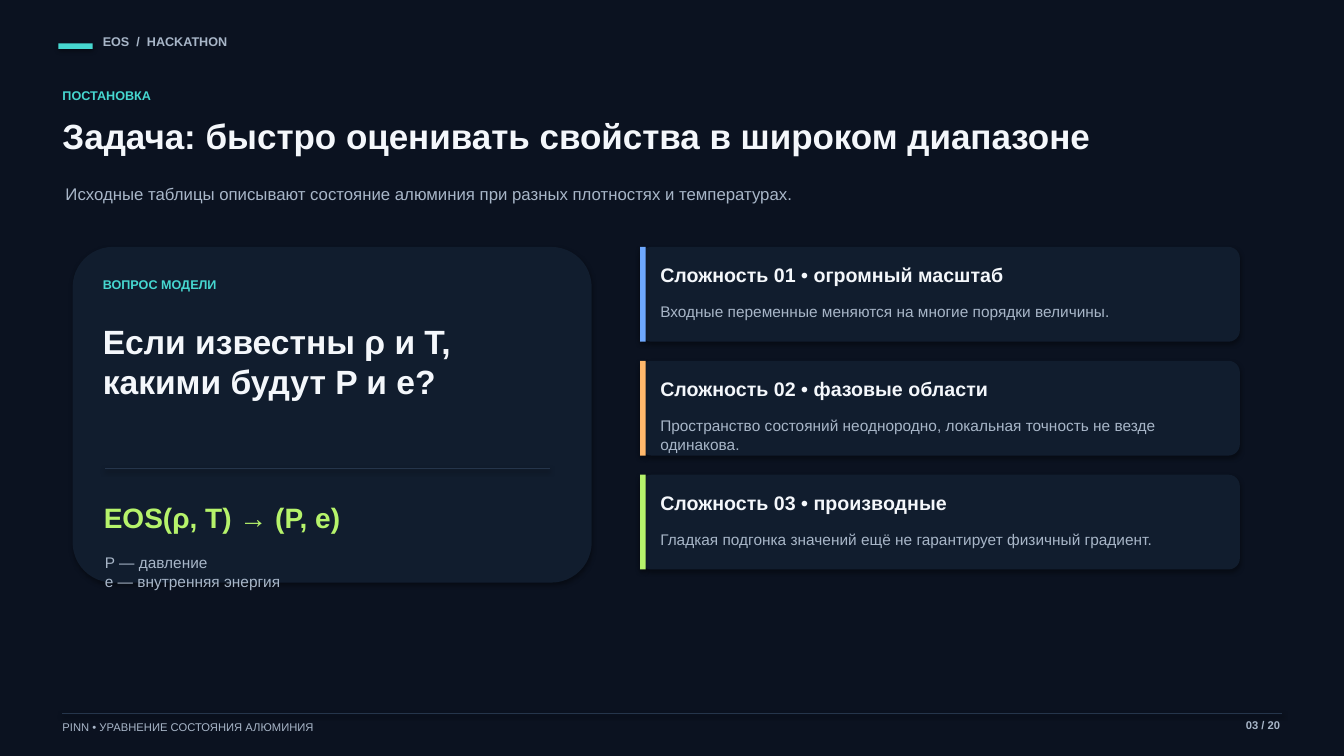
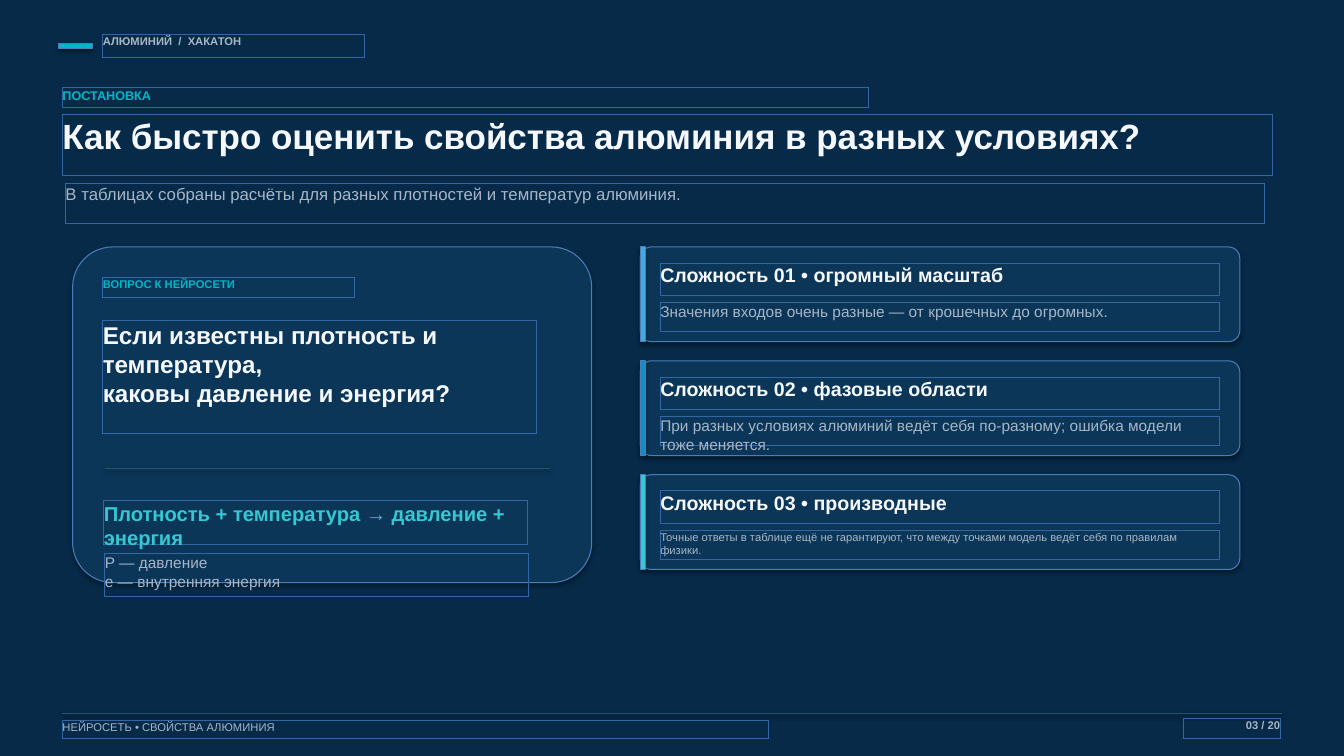
Before and after one commit to AtesiT/testPresentation, a slide deck: slide 3 of Презентация_хакатон_EOS_алюминия.pptx. Drawn at 1344x756 pixels with LibreOffice and Linux fonts; fonts in the diff are those of the drawing. Boxes give left, top, right and bottom in pixels: in the first picture for what was removed or moved away, otherwise in the second. Text is boxed around its words. In the diff, an @@ line names an element or a change of style, - is before the commit and + after.

```diff
--- a/Презентация_хакатон_EOS_алюминия.pptx
+++ b/Презентация_хакатон_EOS_алюминия.pptx
@@ background #0B1220 to #062A48 @@
@@ rectangle at (58, 43, 93, 49): fill #46D7D0 to #00B7C7 @@
@@ text at (103, 36, 241, 45): text changed; size 9 to 8 pt @@
-EOS / HACKATHON
+АЛЮМИНИЙ / ХАКАТОН
@@ text "ПОСТАНОВКА" at (62, 90, 151, 103): text colour #46D7D0 to #00B7C7 @@
@@ text at (62, 121, 1140, 156): text changed @@
-Задача: быстро оценивать свойства в широком диапазоне
+Как быстро оценить свойства алюминия в разных условиях?
@@ text at (65, 186, 681, 204): text changed @@
-Исходные таблицы описывают состояние алюминия при разных плотностях и температурах.
+В таблицах собраны расчёты для разных плотностей и температур алюминия.
@@ rectangle at (640, 247, 646, 342): fill #6EA8FE to #45A9E0 @@
@@ text at (103, 279, 235, 288): text changed; size 9 to 8 pt; text colour #46D7D0 to #00B7C7 @@
-ВОПРОС МОДЕЛИ
+ВОПРОС К НЕЙРОСЕТИ
@@ text at (103, 327, 450, 407): text changed; size 24 to 17.3 pt @@
-Если известны ρ и T,
-какими будут P и e?
+Если известны плотность и температура,
+каковы давление и энергия?
@@ text at (660, 305, 1108, 321): text changed @@
-Входные переменные меняются на многие порядки величины.
+Значения входов очень разные — от крошечных до огромных.
@@ rectangle at (640, 361, 646, 456): fill #FFB86B to #168CC4 @@
@@ text at (660, 419, 1182, 450): text changed @@
-Пространство состояний неоднородно, локальная точность не везде одинакова.
+При разных условиях алюминий ведёт себя по-разному; ошибка модели тоже меняется.
@@ line (105, 469) - (551, 469): stroke #25354B 1 pt to #28516D 1 pt @@
@@ fill #111D2E to #0B3658 in 4 elements at (73, 247, 592, 583), (640, 247, 1240, 342), (640, 361, 1240, 456), (640, 475, 1240, 570) @@
@@ rectangle at (640, 475, 646, 570): fill #B6F36B to #35C7D2 @@
@@ text at (104, 507, 488, 549): text changed; size 20 to 14.4 pt; text colour #B6F36B to #35C7D2 @@
-EOS(ρ, T) → (P, e)
+Плотность + температура → давление + энергия
@@ text at (660, 532, 1177, 557): text changed; size 11 to 8 pt @@
-Гладкая подгонка значений ещё не гарантирует физичный градиент.
+Точные ответы в таблице ещё не гарантируют, что между точками модель ведёт себя по правилам физики.
@@ line (63, 714) - (1282, 714): stroke #25354B 0.8 pt to #28516D 0.8 pt @@
@@ text at (62, 723, 275, 734): text changed @@
-PINN • УРАВНЕНИЕ СОСТОЯНИЯ АЛЮМИНИЯ
+НЕЙРОСЕТЬ • СВОЙСТВА АЛЮМИНИЯ
```
Also in this commit, not shown: 19 other slides changed.
